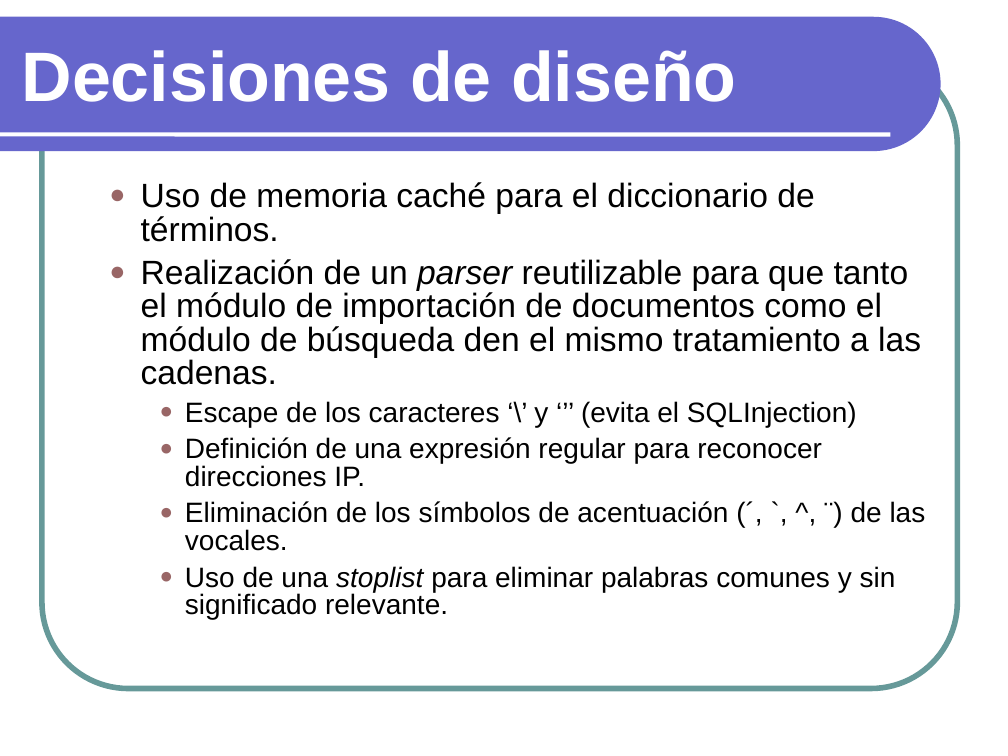
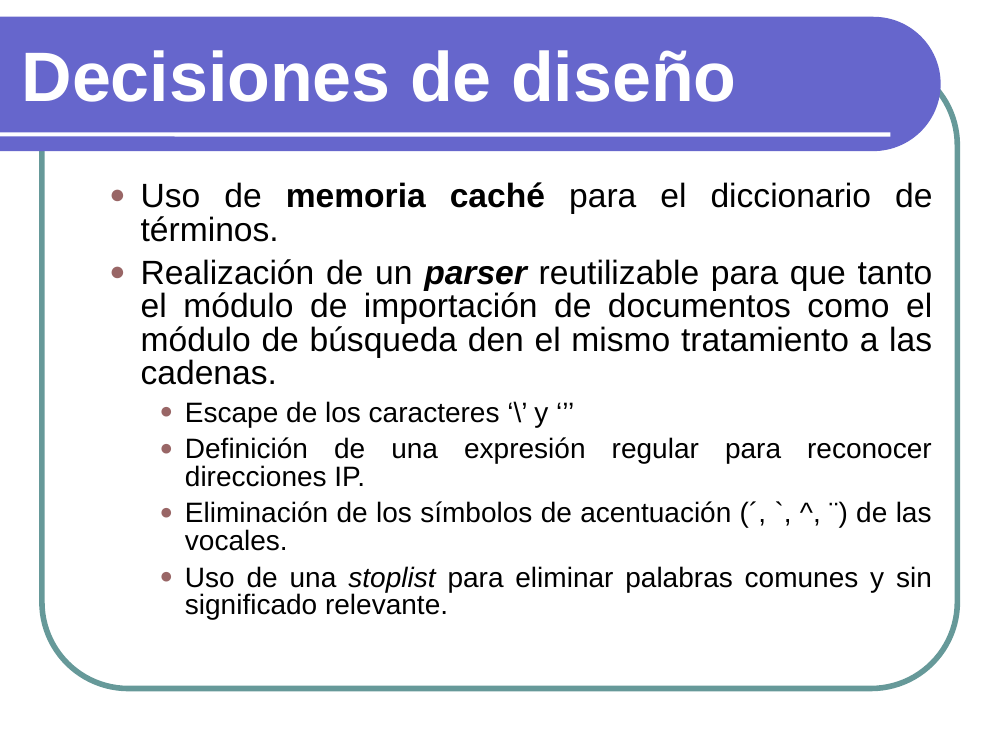
Before and after one commit to txedo/isi-practicas-5, a slide deck: slide 8 of ari/doc/Presentacion.ppt. Drawn at 1008x756 pixels with LibreOffice and Linux fonts; fonts in the diff are those of the drawing. Boxes give left, top, right and bottom in pixels: in the first picture for what was removed or moved away, otherwise in the second. Text is boxed around its words. In the diff, an @@ line names an element or a change of style, - is before the commit and + after.

```diff
--- a/ari/doc/Presentacion.ppt
+++ b/ari/doc/Presentacion.ppt
@@ text at (141,182,933,620): bold on in "memoria caché", "parser"; alignment left to justified @@
@@ text at (185,401,548,427): text changed @@
-    ● Escape de los caracteres ‘\’ y ‘’’ (evita el SQLInjection)
+    ● Escape de los caracteres ‘\’ y ‘’’
```
Also in this commit, not shown: 10 other slides changed, 2 slides added, 2 slides removed.
